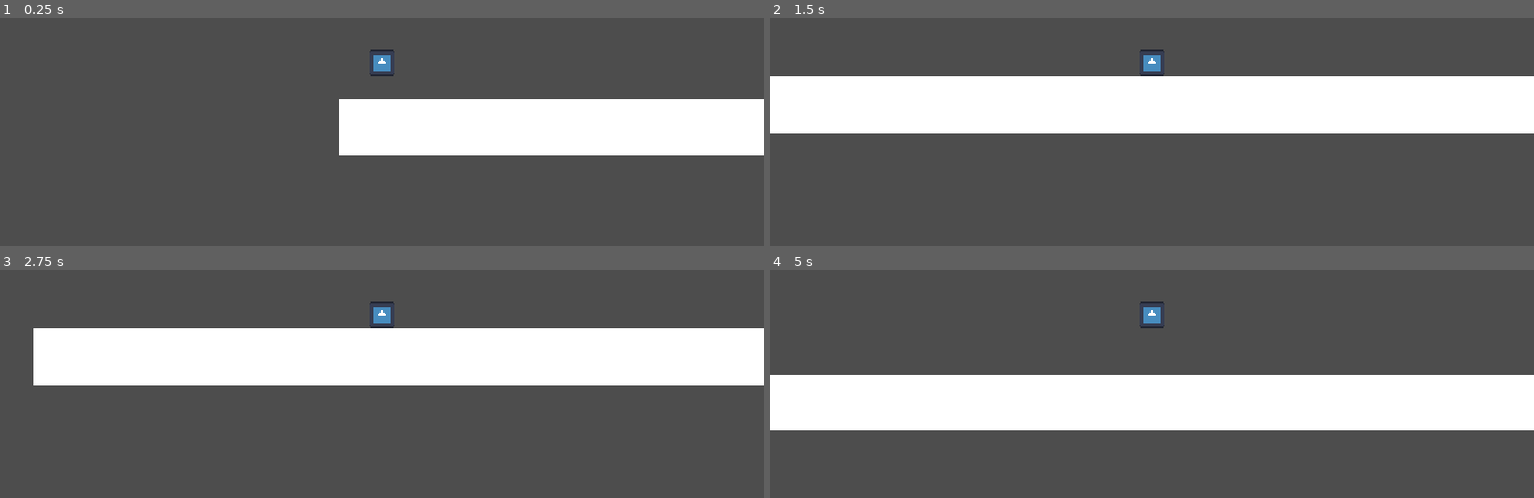
Above: before the commit, frames 1-4 (two rows, left to right).
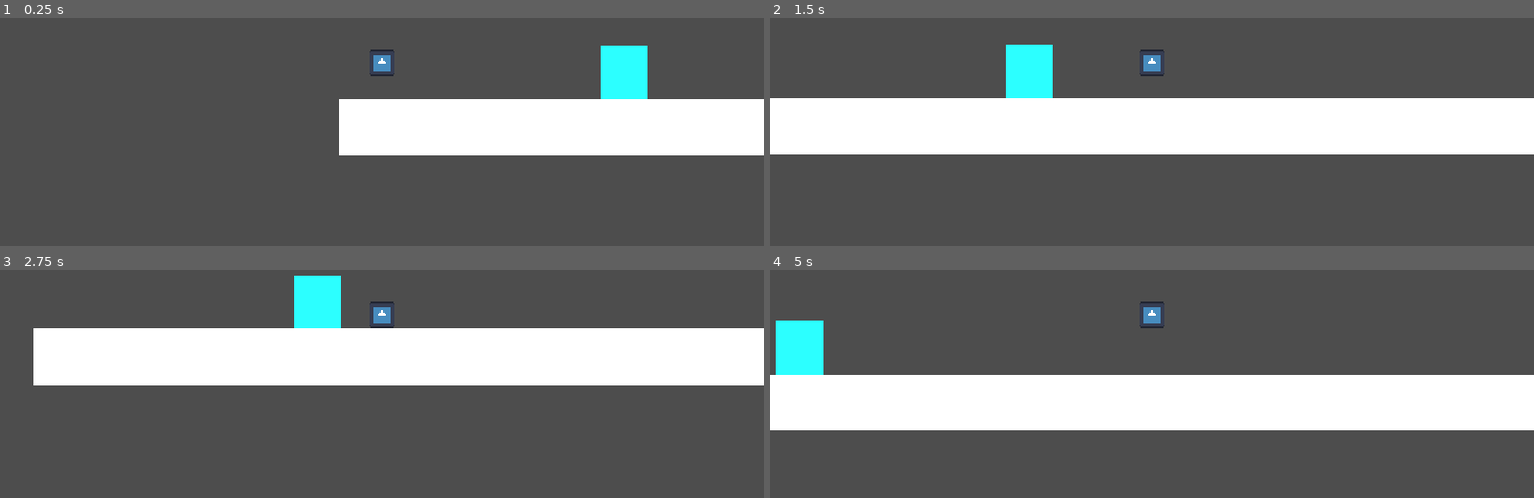
Above: after the commit, the same moments.

Repository: wazuwazu55/Game-Jam-week-two
Game: Godot game, scene res://node_2d.tscn
Two runs of this game, one before a commit and one after it. Both use one fixed random seed, a clock stepped at 60 frames per second and the inputs below. The engine's default icon, where the game draws it, is replaced by a stand-in: a white triangle on a blue panel in a dark square.
Inputs:
- Up to frame 1 (0.25 s): no input
- Up to frame 2 (1.5 s): tap Enter (ui_accept) at 0.5, 0.77 s; hold Right (ui_right) from 0.53 s (still down)
- Up to frame 3 (2.75 s): tap Enter (ui_accept) at 1.52 s; release Right (ui_right) at 2.03 s; hold Left (ui_left) from 2.03 s (still down)
- Up to frame 4 (5 s): release Left (ui_left) at 2.78 s; hold Right (ui_right) 2.78-4.28 s; tap Enter (ui_accept) at 3.02, 3.77, 4.25, 4.52 s; hold Left (ui_left) from 4.28 s (still down)

The runs differ from the first frame. In frame 1, 1.4% of the frame differs, in the area x 78-85%, y 12-36%; in frame 2, 20%, in the area x 0-100%, y 11-60%; in frame 3, 1.4%; in frame 4, 1.5%.

Commit message:
cube

Diff:
--- a/gamejamweek2/node_2d.tscn
+++ b/gamejamweek2/node_2d.tscn
@@ -2,8 +2,6 @@
 
 [ext_resource type="Script" uid="uid://d08pq3ydqsnde" path="res://Player_Movement.gd" id="1_0e48y"]
 [ext_resource type="Texture2D" uid="uid://ciltmq43oju3i" path="res://icon.svg" id="2_epypp"]
-
-[sub_resource type="QuadMesh" id="QuadMesh_eaghv"]
 
 [sub_resource type="RectangleShape2D" id="RectangleShape2D_4fad1"]
 
@@ -13,42 +11,57 @@
 
 [sub_resource type="QuadMesh" id="QuadMesh_vyfme"]
 
+[sub_resource type="RectangleShape2D" id="RectangleShape2D_5qk0w"]
+
+[sub_resource type="QuadMesh" id="QuadMesh_5qk0w"]
+
 [node name="Main" type="Node2D" unique_id=1018373217]
 
-[node name="Polygon2D" type="Polygon2D" parent="." unique_id=819670233]
-position = Vector2(309, 137)
-scale = Vector2(4.1228204, 41.02229)
+[node name="Main Screen" type="Node2D" parent="." unique_id=1351352914]
 
-[node name="MeshInstance2D" type="MeshInstance2D" parent="Polygon2D" unique_id=548817573]
-scale = Vector2(21.684868, 0.83716166)
-mesh = SubResource("QuadMesh_eaghv")
+[node name="Pause Menu" type="Node2D" parent="." unique_id=1563683831]
 
-[node name="Floor" type="StaticBody2D" parent="." unique_id=796051167]
+[node name="Game" type="Node2D" parent="." unique_id=598611194]
+
+[node name="Floor" type="StaticBody2D" parent="Game" unique_id=796051167]
 position = Vector2(2108, 627)
 scale = Vector2(36.24071, -0.40044588)
 
-[node name="CollisionShape2D" type="CollisionShape2D" parent="Floor" unique_id=348967844]
+[node name="CollisionShape2D" type="CollisionShape2D" parent="Game/Floor" unique_id=348967844]
 scale = Vector2(5.84, 5.679999)
 shape = SubResource("RectangleShape2D_4fad1")
 
-[node name="MeshInstance2D" type="MeshInstance2D" parent="Floor/CollisionShape2D" unique_id=897143619]
+[node name="MeshInstance2D" type="MeshInstance2D" parent="Game/Floor/CollisionShape2D" unique_id=897143619]
 scale = Vector2(19.998732, -19.595848)
 mesh = SubResource("QuadMesh_orrq1")
 
-[node name="CharacterBody2D" type="CharacterBody2D" parent="." unique_id=1538495168]
+[node name="CharacterBody2D" type="CharacterBody2D" parent="Game" unique_id=1538495168]
 position = Vector2(25, 548)
 script = ExtResource("1_0e48y")
 
-[node name="CollisionShape2D" type="CollisionShape2D" parent="CharacterBody2D" unique_id=421679409]
+[node name="CollisionShape2D" type="CollisionShape2D" parent="Game/CharacterBody2D" unique_id=421679409]
 shape = SubResource("RectangleShape2D_eaghv")
 
-[node name="MeshInstance2D" type="MeshInstance2D" parent="CharacterBody2D/CollisionShape2D" unique_id=1814439143]
+[node name="MeshInstance2D" type="MeshInstance2D" parent="Game/CharacterBody2D/CollisionShape2D" unique_id=1814439143]
 rotation = 3.1382167
 scale = Vector2(19.991613, 20.050776)
 mesh = SubResource("QuadMesh_vyfme")
 texture = ExtResource("2_epypp")
 
-[node name="Camera2D" type="Camera2D" parent="CharacterBody2D" unique_id=828360797]
+[node name="Camera2D" type="Camera2D" parent="Game/CharacterBody2D" unique_id=828360797]
 position = Vector2(1.9073486e-06, 6.1035156e-05)
 scale = Vector2(0.5525728, -0.45497188)
 zoom = Vector2(1.925, 1.925)
+
+[node name="StaticBody2D" type="StaticBody2D" parent="Game" unique_id=942489815]
+position = Vector2(214, 584)
+scale = Vector2(1.8294992, 2.1012697)
+
+[node name="CollisionShape2D" type="CollisionShape2D" parent="Game/StaticBody2D" unique_id=1383835609]
+shape = SubResource("RectangleShape2D_5qk0w")
+
+[node name="MeshInstance2D" type="MeshInstance2D" parent="Game/StaticBody2D/CollisionShape2D" unique_id=693849728]
+modulate = Color(0.41568628, 1, 1, 1)
+self_modulate = Color(0.41568628, 1, 1, 1)
+scale = Vector2(20.110569, 19.883167)
+mesh = SubResource("QuadMesh_5qk0w")
